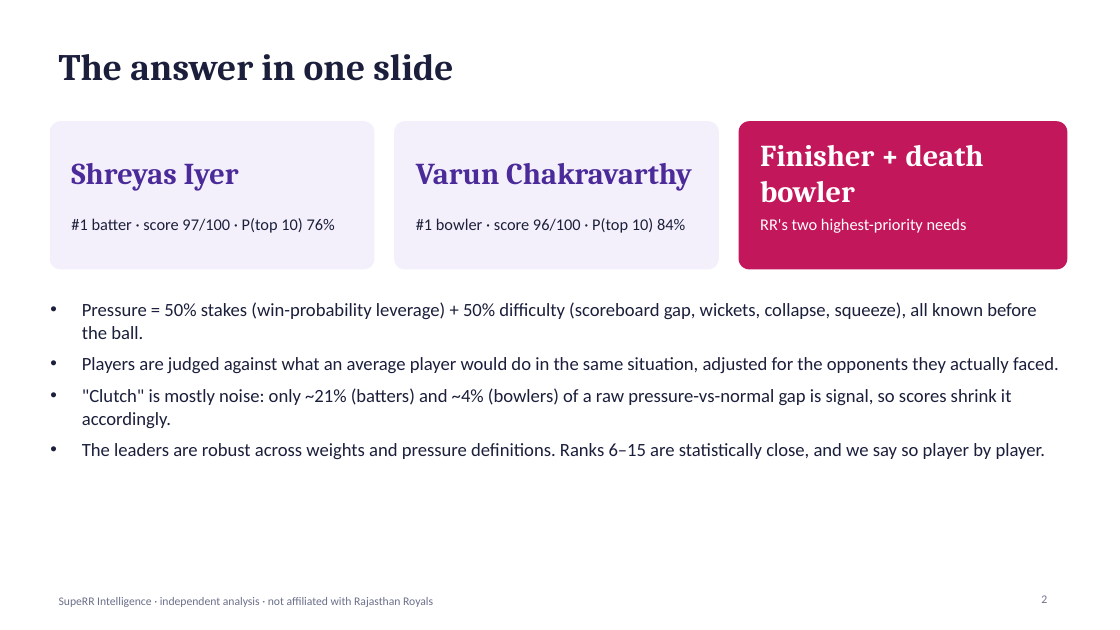
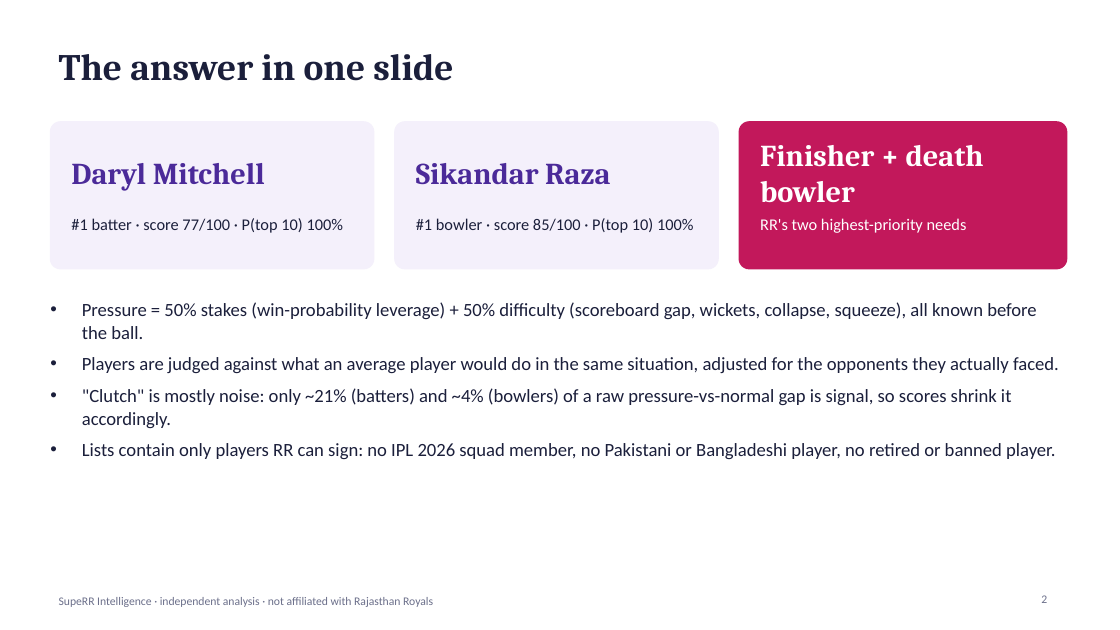
Before and after one commit to Anurag-1902-Patil/RR-Hackathon, a slide deck: slide 2 of reports/presentation.pptx. Drawn at 1120x630 pixels with LibreOffice and Linux fonts; fonts in the diff are those of the drawing. Boxes give left, top, right and bottom in pixels: in the first picture for what was removed or moved away, otherwise in the second. Text is boxed around its words. In the diff, an @@ line names an element or a change of style, - is before the commit and + after.

```diff
--- a/reports/presentation.pptx
+++ b/reports/presentation.pptx
@@ text at bbox=[71, 163, 265, 190]: text changed @@
-Shreyas Iyer
+Daryl Mitchell
@@ text at bbox=[416, 163, 610, 184]: text changed @@
-Varun Chakravarthy
+Sikandar Raza
@@ text at bbox=[71, 218, 344, 233]: text changed @@
-#1 batter · score 97/100 · P(top 10) 76%
+#1 batter · score 77/100 · P(top 10) 100%
@@ text at bbox=[416, 218, 694, 233]: text changed @@
-#1 bowler · score 96/100 · P(top 10) 84%
+#1 bowler · score 85/100 · P(top 10) 100%
@@ text at bbox=[82, 443, 1055, 459]: text changed @@
-• The leaders are robust across weights and pressure definitions. Ranks 6–15 are statistically close, and we say so player by player.
+• Lists contain only players RR can sign: no IPL 2026 squad member, no Pakistani or Bangladeshi player, no retired or banned player.
```
Also in this commit, not shown: 12 other slides changed, 2 slides added, 1 slide removed, 3 other files.
